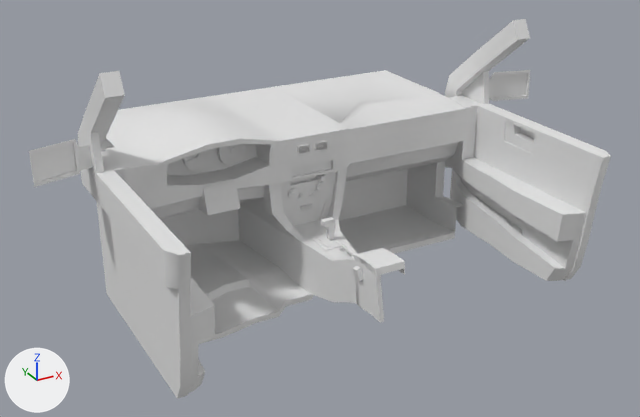
An edit to the FBX model Assets/Models/car dash and front doors.fbx, drawn before and after from the same camera.
One viewpoint serves both versions: a 50 mm lens placed at (-1.31, -3.49, 1.34), pointed at (0.29, -0.59, -0.11). The axes (+X, +Y, +Z) are drawn at lower left. The lights are the same throughout. Where no turn or scale is listed for an object, it has been applied to the vertices. Vertices at the same position are counted once.

Script lines for the objects in view, before the commit:
```python
me_mesh = bpy.data.meshes.new('Mesh')
me_mesh.from_pydata(...)  # 3217 vertices, 6251 faces; spans x -1.23..0.99, y -1.1..0.35, z -0.56..0.59
ob_box013 = bpy.data.objects.new('Box013', me_mesh)
ob_box013.location = (0.426, -0.159, 0.0)
```
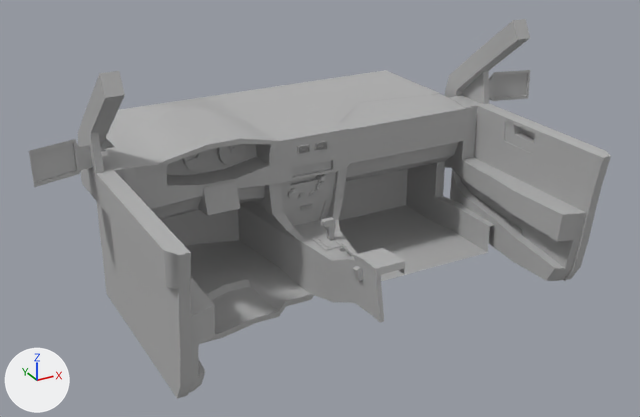
Boxes (x1, y1, x2, y2) around the edits, measured in the pictures (640 x 417 px):
part 1 of me_mesh, built on
    before: (387, 232, 455, 254)
    after: (381, 206, 494, 281)
part 2 of me_mesh, recoloured
    both: (29, 19, 611, 399)

The change in detail:
Material '01 - Default' (mat_01___default) is new.
Its base color is (0.44, 0.44, 0.44) (grey #b1b1b1).
Its roughness is 0.717.
me_mesh is used by ob_box013; location (0.426, -0.159, 0.0).
me_mesh had 3217 vertices, 6251 faces and spanned x -1.23..0.99, y -1.1..0.35, z -0.56..0.59.
me_mesh now has 3222 vertices, 6257 faces and spans x -1.23..0.99, y -1.1..0.35, z -0.56..0.59.
Part 1, on me_mesh:
2 faces are deleted.
5 new vertices lie (0.0, -0.24, 0.0) away from vertices in x 0.01..0.67, y -0.35, z -0.42..-0.3.
8 new faces join them.
me_mesh part 2: 6249 faces spanning x -1.23..0.99, y -1.1..0.35, z -0.56..0.59 switch from no material to mat_01___default (grey #b1b1b1).
